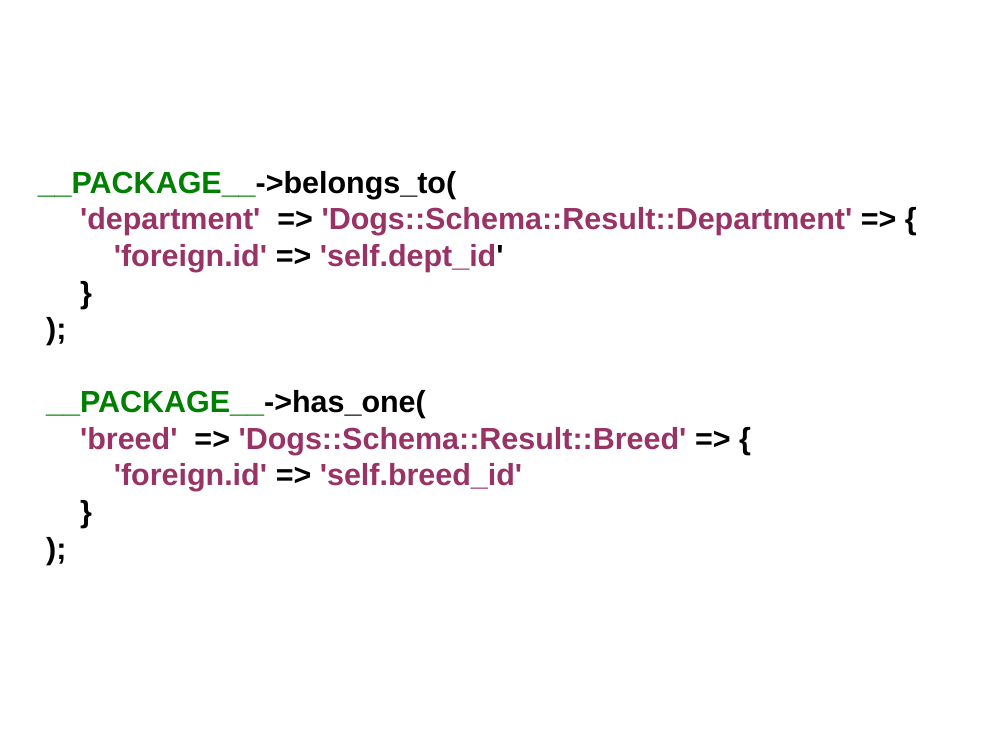
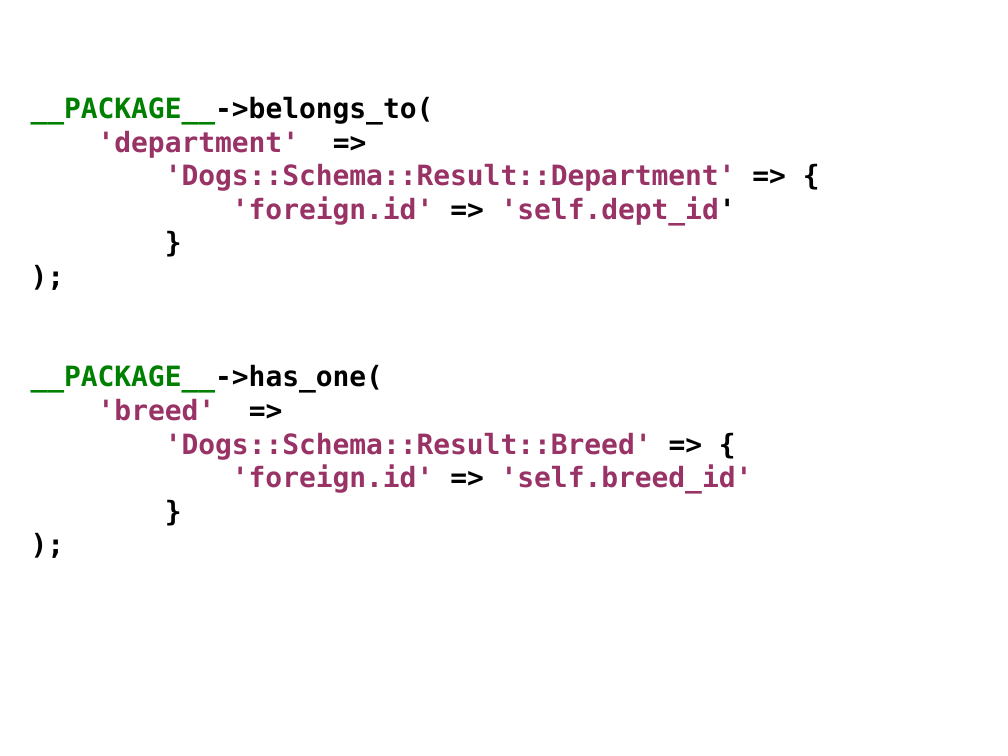
Before and after one commit to erezschatz/Presentation, a slide deck: slide 20 of dbix-class.odp (slide 19 before the commit). Drawn at 1008x756 pixels with LibreOffice and Linux fonts; fonts in the diff are those of the drawing. Boxes give left, top, right and bottom in pixels: in the first picture for what was removed or moved away, otherwise in the second. Text is boxed around its words. In the diff, an @@ line names an element or a change of style, - is before the commit and + after.

```diff
--- a/dbix-class.odp
+++ b/dbix-class.odp
@@ text "__PACKAGE__->belongs_to(" moved from (x1=38, y1=171, x2=853, y2=491) to (x1=31, y1=96, x2=753, y2=493) @@
@@ text at (x1=31, y1=96, x2=753, y2=493): size 24 to 22 pt, font Arial to DejaVu Sans Mono in "__PACKAGE__->belongs_to(", "'foreign.id' => 'self.dept_id'", "}", ");" and 4 more places @@
@@ text at (x1=98, y1=130, x2=736, y2=191): text changed; size 24 to 22 pt; font Arial to DejaVu Sans Mono @@
-'department' => 'Dogs::Schema::Result::Department' => {
+'department' =>
+'Dogs::Schema::Result::Department' => {
@@ text at (x1=98, y1=398, x2=652, y2=459): text changed; size 24 to 22 pt; font Arial to DejaVu Sans Mono @@
-'breed' => 'Dogs::Schema::Result::Breed' => {
+'breed' =>
+'Dogs::Schema::Result::Breed' => {
```
Also in this commit, not shown: 5 other slides changed, 10 slides added, 2 other files.
